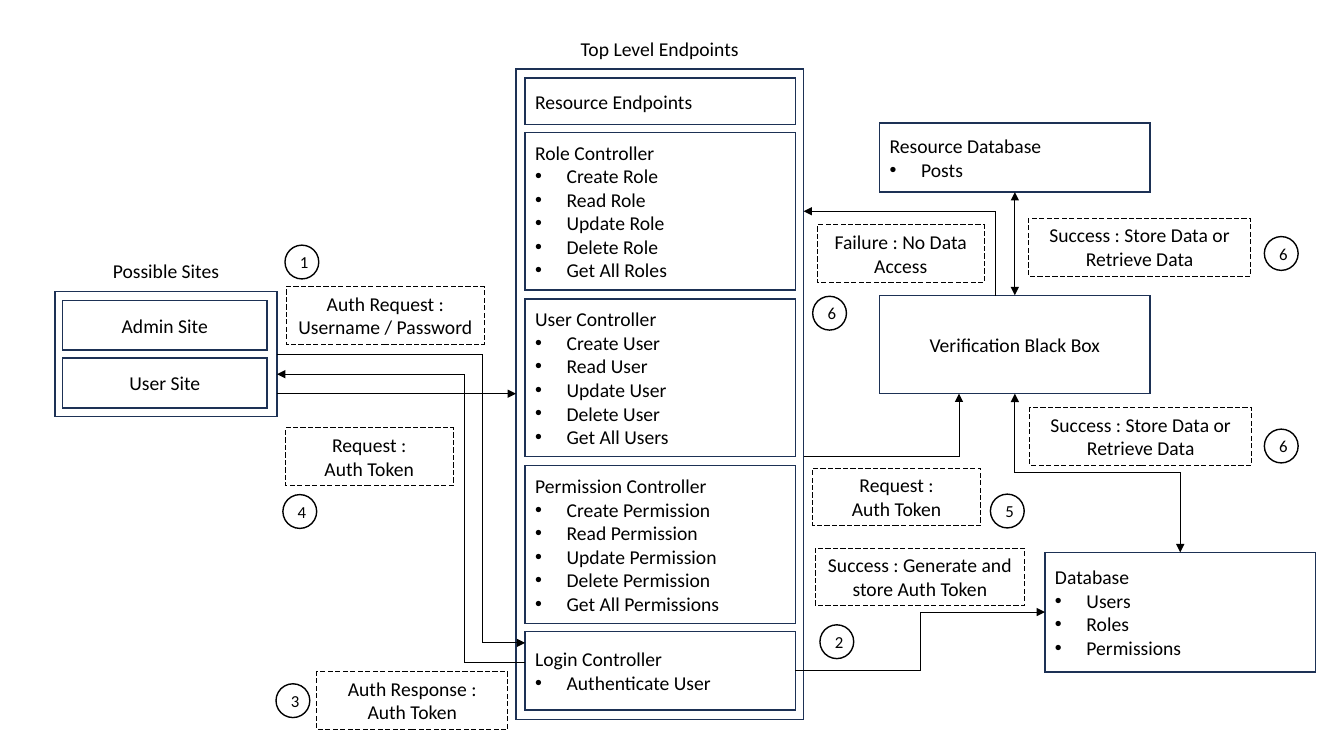
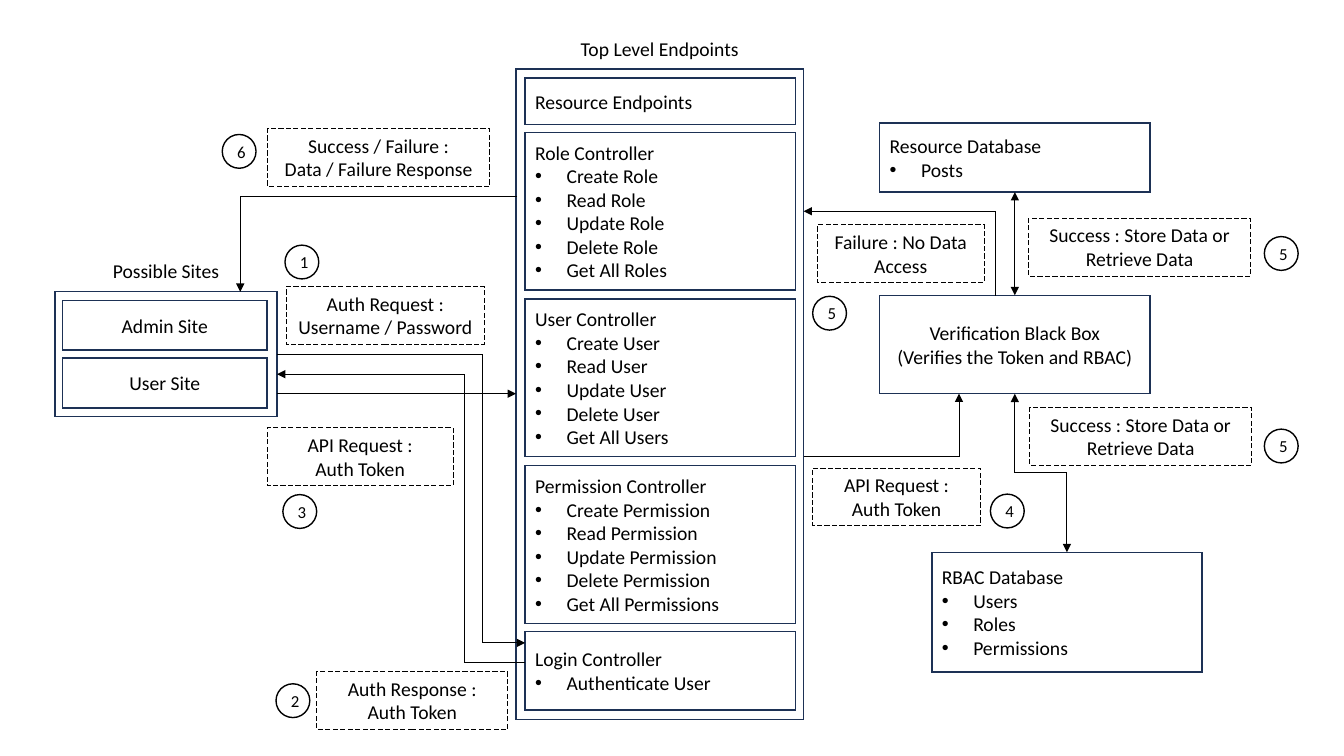
Before and after one commit to tnkrishnank/RBAC-Node-Express-React, a slide deck: slide 1 of Documents/ARCHITECTURE.pptx. Drawn at 1344x756 pixels with LibreOffice and Linux fonts; fonts in the diff are those of the drawing. Boxes give left, top, right and bottom in pixels: in the first picture for what was removed or moved away, otherwise in the second. Text is boxed around its words. In the diff, an @@ line names an element or a change of style, - is before the commit and + after.

```diff
--- a/Documents/ARCHITECTURE.pptx
+++ b/Documents/ARCHITECTURE.pptx
@@ ellipse added at (x1=223, y1=134, x2=257, y2=168), outline #000000 1 pt, 12 pt, text #000000 @@
+6
@@ rectangle added at (x1=268, y1=129, x2=490, y2=187), outline #000000 0.75 pt dashed, 14 pt, text #000000 @@
+Success / Failure :
+Data / Failure Response
@@ elbow arrow moved from (796, 671) - (1046, 612) to (517, 197) - (240, 291) @@
@@ text in ellipse at (x1=1279, y1=249, x2=1287, y2=260): text changed @@
-6
+5
@@ text in ellipse at (x1=828, y1=308, x2=836, y2=319): text changed @@
-6
+5
@@ text in rectangle at (x1=897, y1=350, x2=1132, y2=367): paragraph added @@
+(Verifies the Token and RBAC)
@@ elbow double arrow moved from (1015, 394) - (1181, 553) to (1015, 394) - (1068, 553) @@
@@ rectangle "API Request :" resized from (x1=285, y1=429, x2=454, y2=486) to (x1=267, y1=429, x2=454, y2=486) @@
@@ text in rectangle at (x1=308, y1=439, x2=402, y2=455): text changed @@
-Request :
+API Request :
@@ text in ellipse at (x1=1279, y1=441, x2=1287, y2=452): text changed @@
-6
+5
@@ text in rectangle at (x1=844, y1=479, x2=939, y2=495): text changed @@
-Request :
+API Request :
@@ text in ellipse at (x1=298, y1=507, x2=306, y2=518): text changed @@
-4
+3
@@ text in ellipse at (x1=1005, y1=506, x2=1013, y2=517): text changed @@
-5
+4
@@ rectangle removed at (x1=816, y1=548, x2=1024, y2=606) @@
-Success : Generate and store Auth Token
@@ rectangle "RBAC Database" moved from (x1=1046, y1=553, x2=1316, y2=673) to (x1=932, y1=553, x2=1202, y2=673) @@
@@ text in rectangle at (x1=942, y1=570, x2=1063, y2=584): text changed @@
-Database
+RBAC Database
@@ ellipse removed at (x1=820, y1=625, x2=854, y2=659) @@
-2
@@ text in ellipse at (x1=291, y1=696, x2=299, y2=707): text changed @@
-3
+2
```
Also in this commit, not shown: 2 other files.
